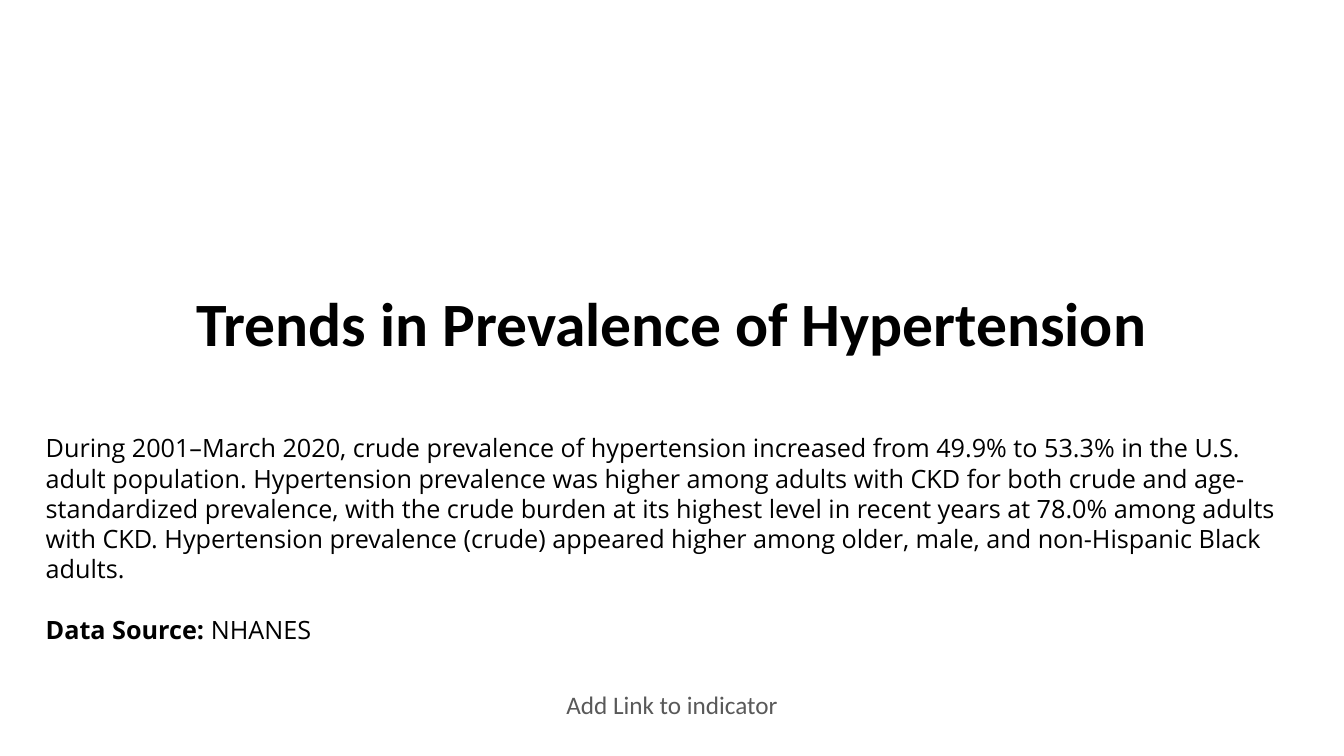
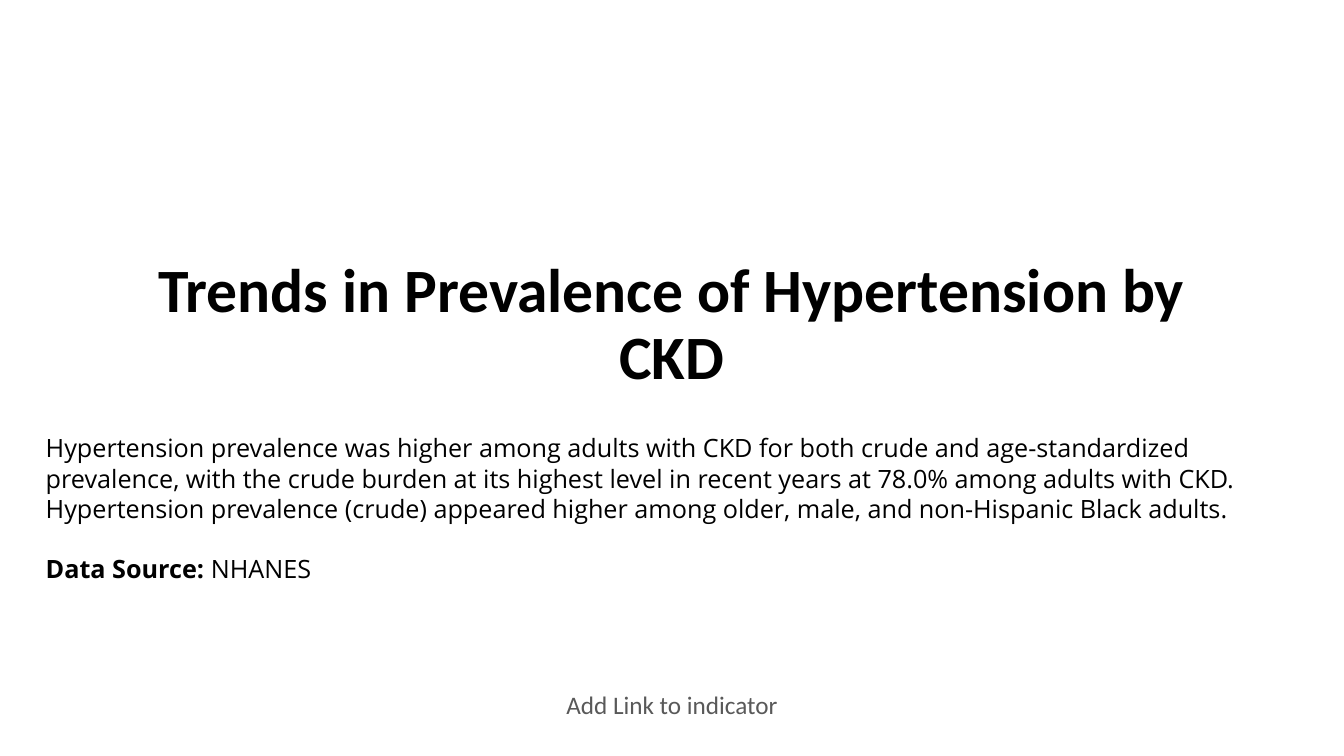
Before and after one commit to CDCgov/nccdphp-ddt-kdss, a slide deck: slide 1 of CKDSurveillance/PPT/Q805.pptx. Drawn at 1344x756 pixels with LibreOffice and Linux fonts; fonts in the diff are those of the drawing; background and template pictures are left out. Boxes give left, top, right and bottom in pixels: in the first picture for what was removed or moved away, otherwise in the second. Text is boxed around its words. In the diff, an @@ line names an element or a change of style, - is before the commit and + after.

```diff
--- a/CKDSurveillance/PPT/Q805.pptx
+++ b/CKDSurveillance/PPT/Q805.pptx
@@ title at [158, 268, 1184, 380]: text changed @@
-Trends in Prevalence of Hypertension
+Trends in Prevalence of Hypertension by CKD
@@ text at [46, 437, 1234, 524]: text changed @@
-During 2001–March 2020, crude prevalence of hypertension increased from 49.9% to 53.3% in the U.S. adult population. Hypertension prevalence was higher among adults with CKD for both crude and age-standardized prevalence, with the crude burden at its highest level in recent years at 78.0% among adults with CKD. Hypertension prevalence (crude) appeared higher among older, male, and non-Hispanic Black adults.
+Hypertension prevalence was higher among adults with CKD for both crude and age-standardized prevalence, with the crude burden at its highest level in recent years at 78.0% among adults with CKD. Hypertension prevalence (crude) appeared higher among older, male, and non-Hispanic Black adults.
```
Also in this commit, not shown: 3 other files.
